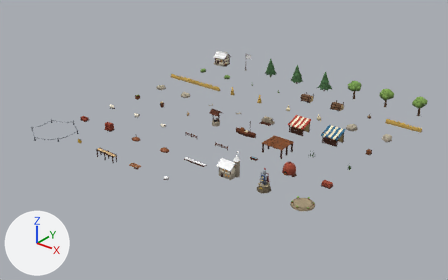
What one commit did to the glTF model public/art/models/village_kit.glb.
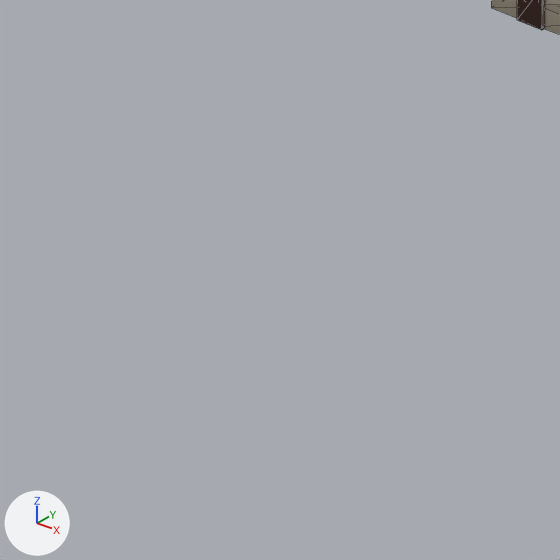
The first picture shows the older version from a 50 mm camera at (20.31, -25.24, 11.09) aimed at (5.52, -6.75, -0.38). The close-ups show the older and then the newer version on the part from 39% to 50% of the width and 62% to 79% of the height of that picture. Only the edits that show in the close-ups are written down. Lighting does not change. The marker at lower left points along +X, +Y and +Z. The close-ups show mesh edges as thin lines.

The first close-up shows 'city'.
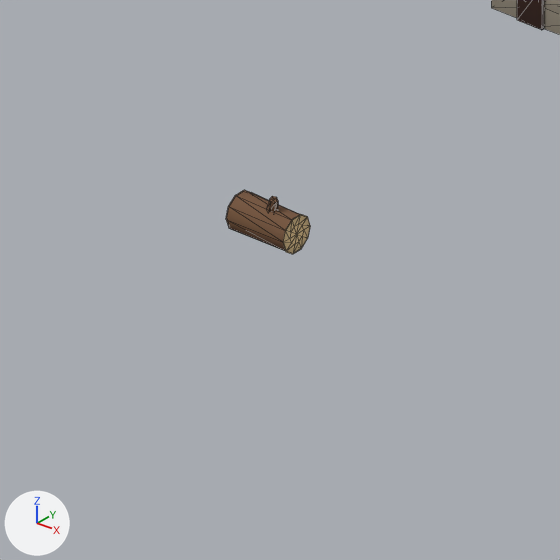
Changed parts and their boxes [x1, y1, x2, y2] in the close-ups (560 x 560 px):
'goods_0', added (brown)
    after: [226, 190, 310, 254]
    faces in mat_m_bark: [226, 190, 300, 251]
    faces in mat_m_endgrain: [283, 214, 310, 254]

What the commit changed:
Mesh me_goods_0_mesh is new.
It has 76 vertices, 104 faces and spans x -0.11..0.11, y -0.064..0.064, z -0.082..0.082.
Faces by material slot: [44, 60].
It uses material mat_m_bark.
It uses material mat_m_endgrain.
Object 'goods_0' (ob_goods_0) is new; it shows me_goods_0_mesh.
Its location is (8.0, -11.2, 0.0).
